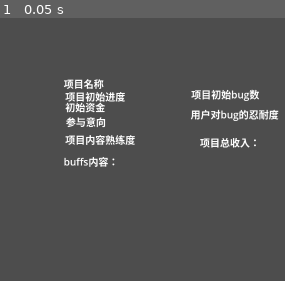
Above: before the commit, frame 1.
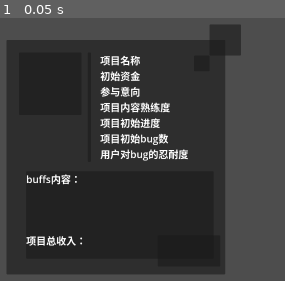
Above: after the commit, the same moment.

Repository: qfwj-lyy/DD
Game: Godot game, scene res://scenes/computer_scene/browser_scene/project_detail_scene.tscn
Two runs of this game, one before a commit and one after it. Both use one fixed random seed, a clock stepped at 60 frames per second and the inputs below. This scene is started directly instead of the project's main scene.
Inputs:
- Up to frame 1 (0.05 s): no input

The runs differ from the first frame. In frame 1, 69% of the frame differs, in the area x 2-98%, y 2-98%.

Commit message:
Update project_detail_scene.tscn

Diff:
--- a/scenes/computer_scene/browser_scene/project_detail_scene.tscn
+++ b/scenes/computer_scene/browser_scene/project_detail_scene.tscn
@@ -9,6 +9,10 @@
 anchors_preset = 15
 anchor_right = 1.0
 anchor_bottom = 1.0
+offset_left = -104.0
+offset_top = -68.0
+offset_right = -104.0
+offset_bottom = -68.0
 grow_horizontal = 2
 grow_vertical = 2
 script = ExtResource("1_rvwmx")
@@ -19,99 +23,132 @@
 initial_money_label = NodePath("InitialMoneyLabel")
 initial_mood_label = NodePath("InitialMoodLabel")
 initial_skill_label = NodePath("InitialSkillLabel")
-description_label = NodePath("DescriptionLabel")
-deposit_reward_label = NodePath("DepositRewardLabel")
+description_label = NodePath("DescriptionPanel/DescriptionLabel")
+deposit_reward_label = NodePath("DescriptionPanel/DepositRewardLabel")
+
+[node name="Background" type="Panel" parent="."]
+layout_mode = 1
+offset_left = 800.0
+offset_top = 500.0
+offset_right = 1500.0
+offset_bottom = 1250.0
 
 [node name="ProjectNameLabel" type="Label" parent="."]
 layout_mode = 0
-offset_left = 879.0
-offset_top = 547.0
-offset_right = 1007.0
-offset_bottom = 592.0
+offset_left = 1100.0
+offset_top = 540.0
+offset_right = 1228.0
+offset_bottom = 585.0
 text = "项目名称"
 
 [node name="InitialProgressLabel" type="Label" parent="."]
 layout_mode = 0
-offset_left = 884.0
-offset_top = 588.0
-offset_right = 1076.0
-offset_bottom = 633.0
+offset_left = 1100.0
+offset_top = 740.0
+offset_right = 1292.0
+offset_bottom = 785.0
 text = "项目初始进度"
 
 [node name="InitialBugAmountLabel" type="Label" parent="."]
 layout_mode = 0
-offset_left = 1287.0
-offset_top = 581.0
-offset_right = 1505.0
-offset_bottom = 626.0
+offset_left = 1100.0
+offset_top = 790.0
+offset_right = 1318.0
+offset_bottom = 835.0
 text = "项目初始bug数"
 
 [node name="BugAmountLimitLabel" type="Label" parent="."]
 layout_mode = 0
-offset_left = 1285.0
-offset_top = 645.0
-offset_right = 1567.0
-offset_bottom = 690.0
+offset_left = 1100.0
+offset_top = 840.0
+offset_right = 1382.0
+offset_bottom = 885.0
 text = "用户对bug的忍耐度"
 
 [node name="InitialMoneyLabel" type="Label" parent="."]
 layout_mode = 0
-offset_left = 884.0
-offset_top = 622.0
-offset_right = 1012.0
-offset_bottom = 667.0
+offset_left = 1100.0
+offset_top = 590.0
+offset_right = 1228.0
+offset_bottom = 635.0
 text = "初始资金"
 
 [node name="InitialMoodLabel" type="Label" parent="."]
 layout_mode = 0
-offset_left = 886.0
-offset_top = 669.0
-offset_right = 1014.0
-offset_bottom = 714.0
+offset_left = 1100.0
+offset_top = 640.0
+offset_right = 1228.0
+offset_bottom = 685.0
 text = "参与意向"
 
 [node name="InitialSkillLabel" type="Label" parent="."]
 layout_mode = 0
-offset_left = 884.0
-offset_top = 726.0
-offset_right = 1108.0
-offset_bottom = 771.0
+offset_left = 1100.0
+offset_top = 690.0
+offset_right = 1324.0
+offset_bottom = 735.0
 text = "项目内容熟练度"
 
-[node name="DescriptionLabel" type="Label" parent="."]
-layout_mode = 0
-offset_left = 879.0
-offset_top = 796.0
-offset_right = 1815.0
-offset_bottom = 1000.0
-text = "buffs内容："
-
-[node name="DepositRewardLabel" type="Label" parent="."]
-layout_mode = 0
-offset_left = 1315.0
-offset_top = 735.0
-offset_right = 1507.0
-offset_bottom = 780.0
-text = "项目总收入："
-
-[node name="AcceptTaskIcon" type="TextureRect" parent="."]
+[node name="AcceptTaskIcon" type="Panel" parent="."]
 layout_mode = 1
 anchors_preset = 15
 anchor_right = 1.0
 anchor_bottom = 1.0
-offset_left = 861.0
-offset_top = 531.0
-offset_right = -733.0
-offset_bottom = -545.0
+offset_left = 1284.0
+offset_top = 1125.0
+offset_right = -1076.0
+offset_bottom = -375.0
 grow_horizontal = 2
 grow_vertical = 2
 
-[node name="RejectTaskIcon" type="TextureRect" parent="."]
+[node name="RejectTaskIcon" type="Panel" parent="."]
 layout_mode = 0
-offset_right = 8.0
-offset_bottom = 8.0
+offset_left = 1400.0
+offset_top = 550.0
+offset_right = 1450.0
+offset_bottom = 600.0
 
-[node name="ProjectIcon" type="TextureRect" parent="."]
+[node name="ProjectIcon" type="Panel" parent="."]
 layout_mode = 0
-offset_right = 40.0
-offset_bottom = 40.0
+offset_left = 840.0
+offset_top = 540.0
+offset_right = 1040.0
+offset_bottom = 740.0
+
+[node name="LevelPanel" type="Panel" parent="."]
+layout_mode = 0
+offset_left = 1450.0
+offset_top = 450.0
+offset_right = 1550.0
+offset_bottom = 550.0
+
+[node name="DescriptionPanel" type="Panel" parent="."]
+layout_mode = 0
+offset_left = 863.0
+offset_top = 920.0
+offset_right = 1463.0
+offset_bottom = 1200.0
+
+[node name="DescriptionLabel" type="Label" parent="DescriptionPanel"]
+layout_mode = 1
+offset_right = 555.0
+offset_bottom = 204.0
+text = "buffs内容："
+
+[node name="DepositRewardLabel" type="Label" parent="DescriptionPanel"]
+layout_mode = 1
+anchors_preset = 2
+anchor_top = 1.0
+anchor_bottom = 1.0
+offset_top = -80.0
+offset_right = 192.0
+offset_bottom = -35.0
+grow_vertical = 0
+text = "项目总收入："
+
+[node name="Panel" type="Panel" parent="."]
+layout_mode = 0
+offset_left = 1060.0
+offset_top = 540.0
+offset_right = 1070.0
+offset_bottom = 890.0
